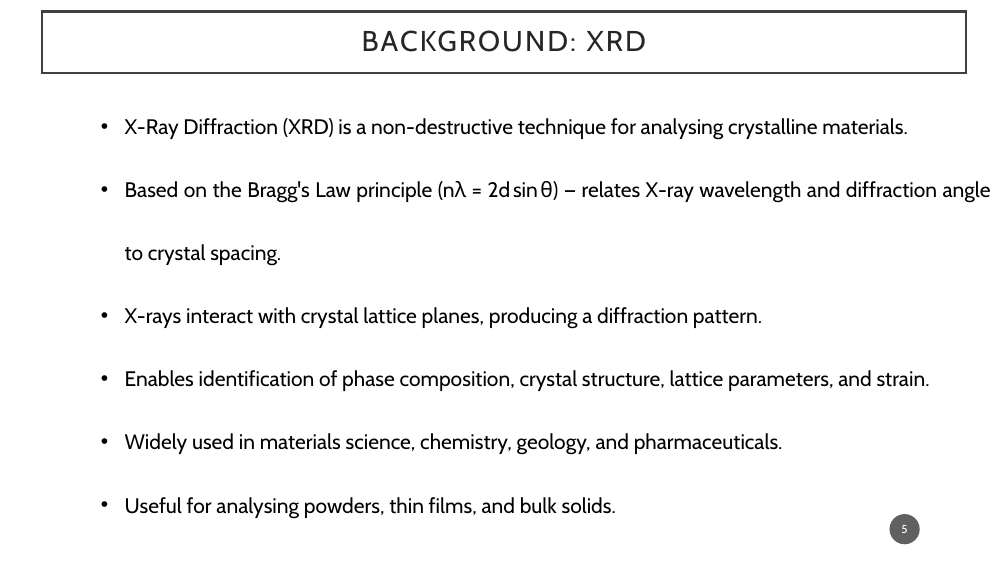
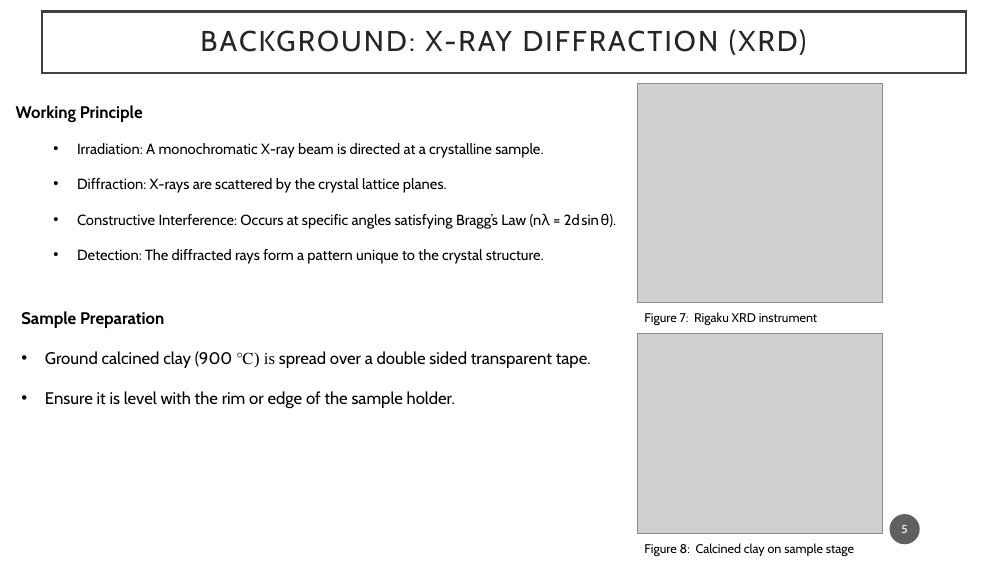
Before and after one commit to Ju-arch720/XRD_xls_raw_converter, a slide deck: slide 5 of Advanced_Characterization/Presentation_Adv_char.pptx. Drawn at 1008x567 pixels with LibreOffice and Linux fonts; fonts in the diff are those of the drawing; grey boxes stand for pictures; background and template pictures are left out. Boxes give left, top, right and bottom in pixels: in the first picture for what was removed or moved away, otherwise in the second. Text is boxed around its words. In the diff, an @@ line names an element or a change of style, - is before the commit and + after.

```diff
--- a/Advanced_Characterization/Presentation_Adv_char.pptx
+++ b/Advanced_Characterization/Presentation_Adv_char.pptx
@@ text in rectangle at [200, 29, 807, 55]: text changed @@
-BACKGROUND: XRD
+BACKGROUND: X-RAY DIFFRACTION (XRD)
@@ picture added at [637, 83, 883, 302] @@
@@ text at [16, 105, 610, 264]: text changed; size 20 to 14 pt @@
-• X-Ray Diffraction (XRD) is a non-destructive technique for analysing crystalline materials.
-• Based on the Bragg's Law principle (nλ = 2d sin θ) — relates X-ray wavelength and diffraction angle to crystal spacing.
-• X-rays interact with crystal lattice planes, producing a diffraction pattern.
-• Enables identification of phase composition, crystal structure, lattice parameters, and strain.
-• Widely used in materials science, chemistry, geology, and pharmaceuticals.
-• Useful for analysing powders, thin films, and bulk solids.
+Working Principle
+  • Irradiation: A monochromatic X-ray beam is directed at a crystalline sample.
+  • Diffraction: X-rays are scattered by the crystal lattice planes.
+  • Constructive Interference: Occurs at specific angles satisfying Bragg’s Law (nλ = 2d sin θ).
+  • Detection: The diffracted rays form a pattern unique to the crystal structure.
@@ text added at [21, 311, 591, 409], 16 pt, text #000000 @@
+Sample Preparation
+• Ground calcined clay (900 ℃) is spread over a double sided transparent tape.
+• Ensure it is level with the rim or edge of the sample holder.
@@ text added at [644, 312, 817, 325], 12 pt, text #000000 @@
+Figure 7: Rigaku XRD instrument
@@ picture added at [637, 333, 883, 534] @@
@@ text added at [644, 543, 854, 556], 12 pt, text #000000 @@
+Figure 8: Calcined clay on sample stage
```
Also in this commit, not shown: 8 other slides changed, 1 slide added, 1 slide removed, 28 other files.
